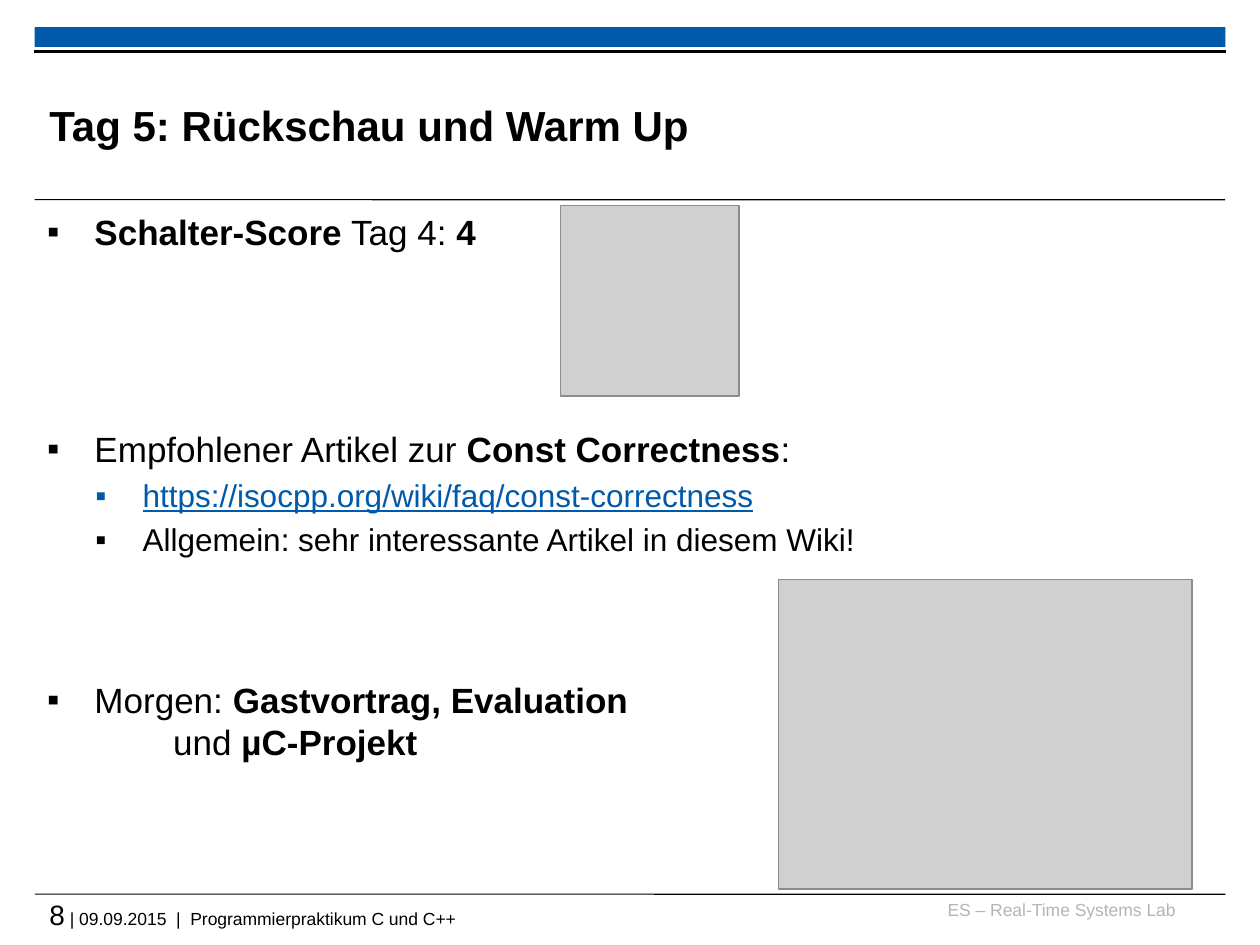
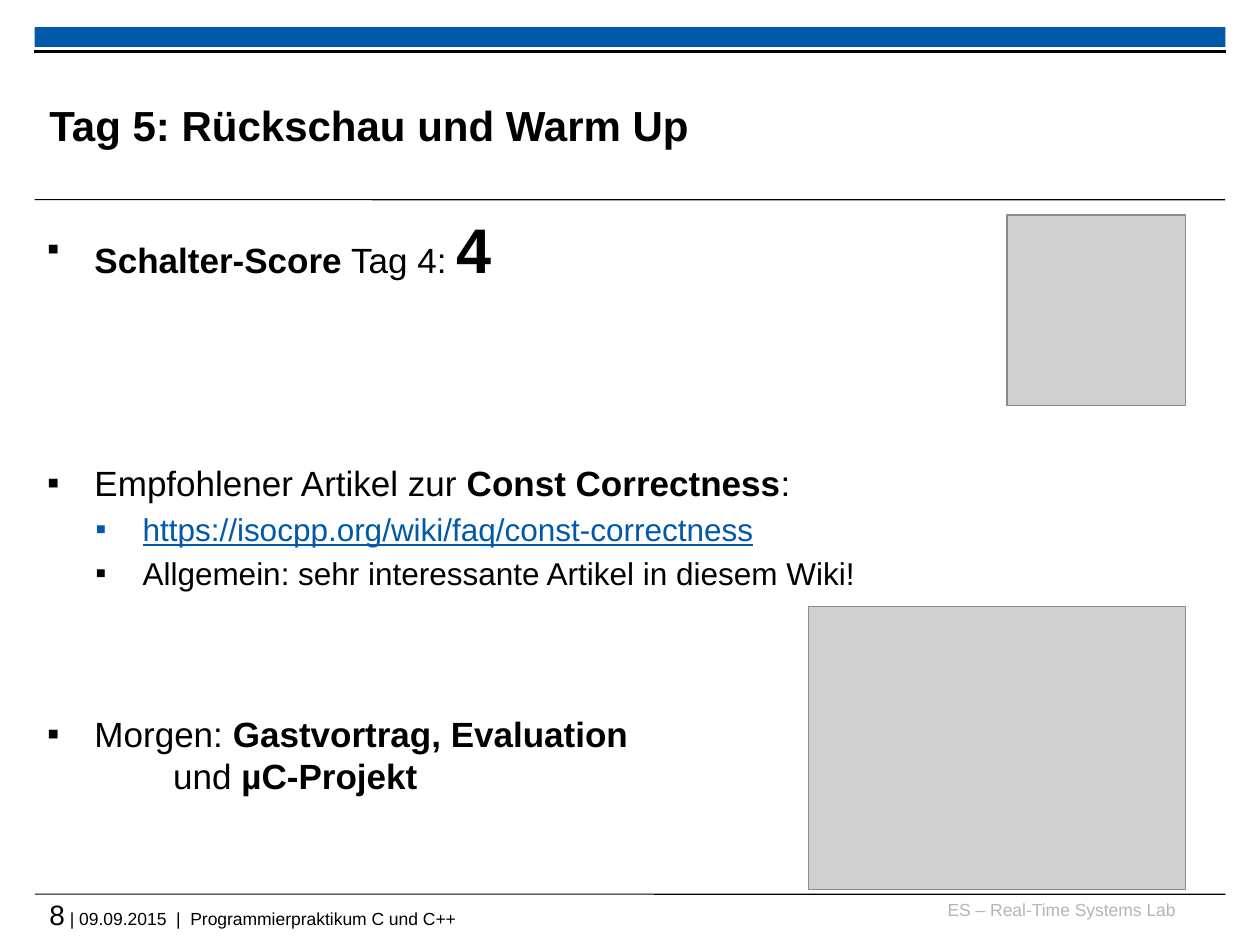
Before and after one commit to h82k/tud-cppp, a slide deck: slide 8 of 2015/recap_and_warmup_slides.pptx. Drawn at 1260x945 pixels with LibreOffice and Linux fonts; fonts in the diff are those of the drawing; grey boxes stand for pictures; background and template pictures are left out. Boxes give left, top, right and bottom in pixels: in the first picture for what was removed or moved away, otherwise in the second. Text is boxed around its words. In the diff, an @@ line names an element or a change of style, - is before the commit and + after.

```diff
--- a/2015/recap_and_warmup_slides.pptx
+++ b/2015/recap_and_warmup_slides.pptx
@@ text at box(94, 229, 491, 280): size 20 to 36 pt in "4" @@
@@ picture: place and size @@
-picture at box(561, 205, 740, 396)
+picture at box(1007, 215, 1186, 406)
@@ picture: place and size @@
-picture at box(779, 580, 1192, 890)
+picture at box(809, 606, 1186, 888)
```
Also in this commit, not shown: 1 other file.
